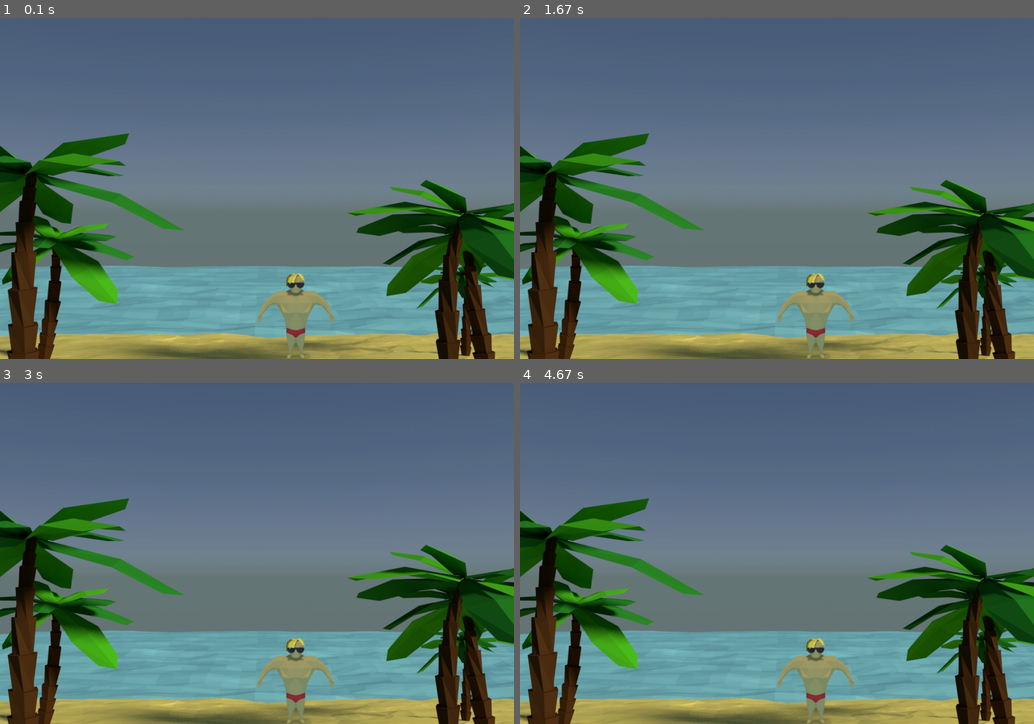
Above: before the commit, frames 1-4 (two rows, left to right).
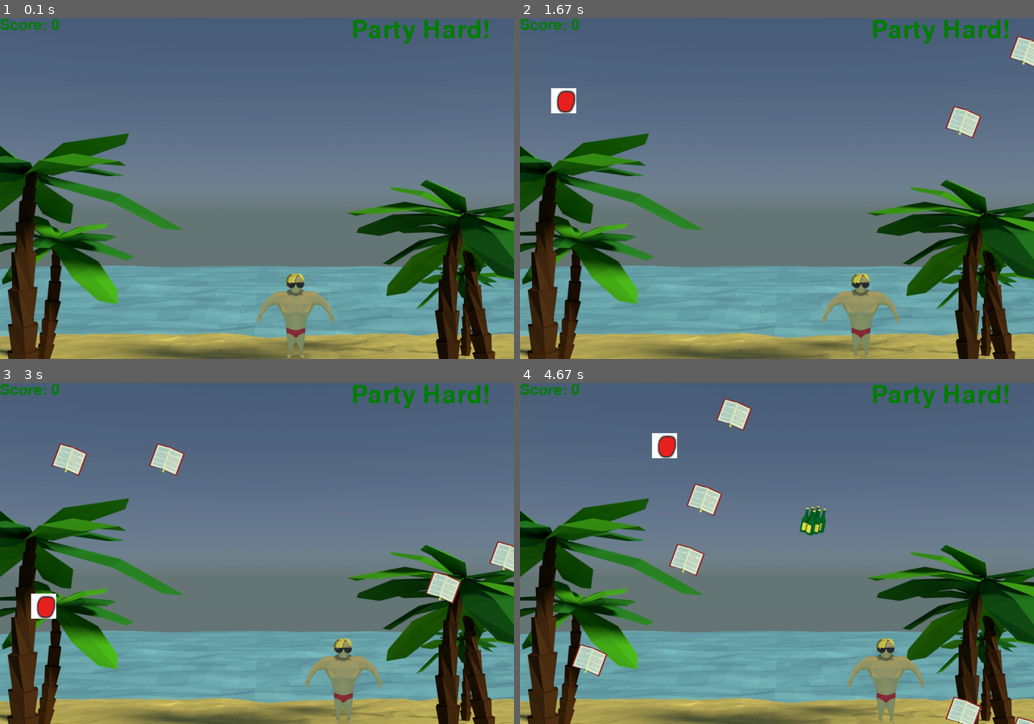
Above: after the commit, the same moments.

Repository: jlee7/ggj2015
Game: pygame game, started from partyhard/main.py
The game is run twice, just before and just after one commit, with the same random seed, the same clock (stepped at 60 frames per second) and the same inputs. The source is Python 2; it was converted automatically to run under Python 3.
Inputs:
- Up to frame 1 (0.1 s): no input
- Up to frame 2 (1.67 s): hold D 0.33-0.8 s; hold D 0.83-1.3 s; hold A from 1.33 s (still down)
- Up to frame 3 (3 s): release A at 1.87 s; hold A 1.9-2.3 s; hold D 2.33-2.97 s
- Up to frame 4 (4.67 s): hold A 3-3.47 s; hold D 3.5-3.97 s; hold D 4-4.47 s; hold A from 4.5 s (still down)

The runs differ from the first frame. In frame 1, 0.8% of the frame differs, in the area x 0-95%, y 0-8%; in frame 2, 4.1%; in frame 3, 5.0%; in frame 4, 6.1%, in the area x 0-100%, y 0-100%.

Commit message:
wieder gefixt

Diff:
--- a/partyhard/game_view.py
+++ b/partyhard/game_view.py
@@ -111,9 +111,9 @@
 
 
 
-        # # DRAW SHIT
-        # if self.game_model.state is not GameModel.STATE_PAUSED:
-        #     self.update_screen()
+        # DRAW SHIT
+        if self.game_model.state is not GameModel.STATE_PAUSED:
+            self.update_screen()
 
 
     def display_announce_text(self):
